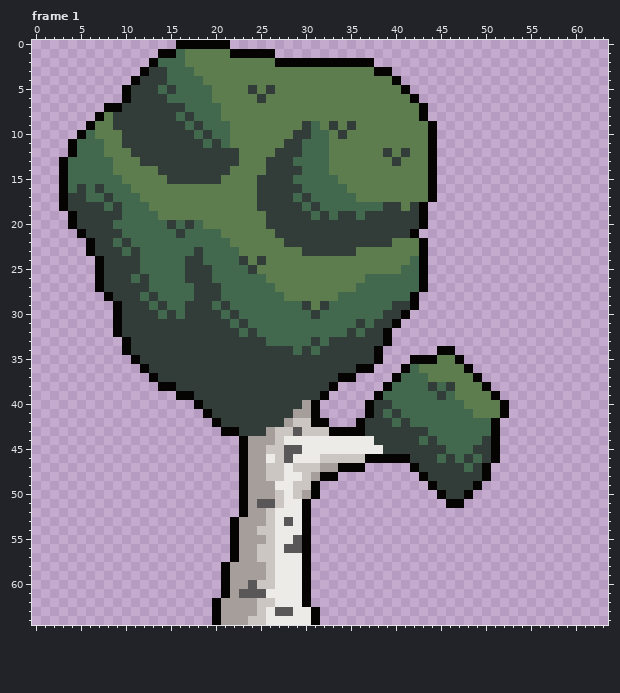
Pixel-art file, stored at sprites/aseprite/birch_boi.aseprite. The picture above is the old version.
64x65 pixels, 2 frames. Shown: frame 1. The commit also changed other frames, which this record leaves out.
The same view after the edit:
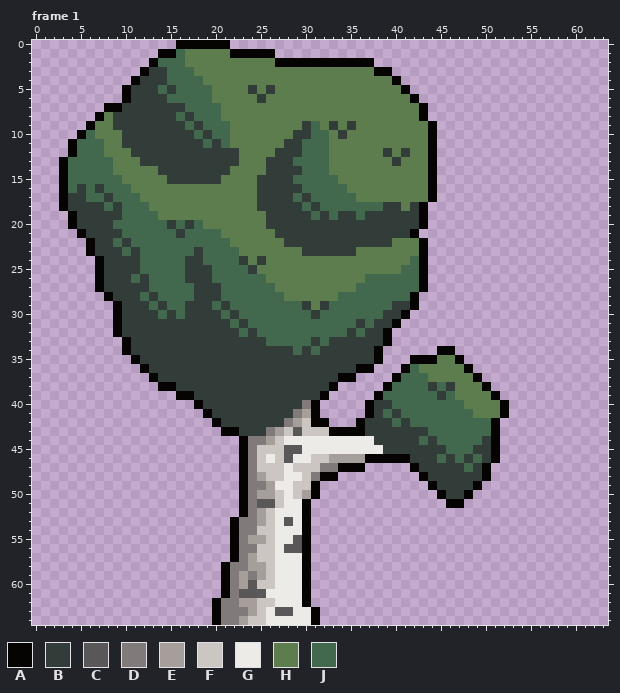
Palette (. is transparent): A #050403  B #323c39  C #595757  D #807b7a  E #a69e9a  F #cbc6c1  G #ecebe7  H #5d7d4f  J #42694d
What changed:
Frame 1, layer "Treeboi":
The edit turns colour E into colour D in row 40 at x 30; in row 41 at x 29; in row 42 at x 28; in row 43 at x 26; in row 44 at x 24 to 25; in rows 45 to 46 at x 24.
The edit turns colour E into colour D in row 47 at x 24 and 32 to 33; in row 48 at x 24 and 31; in row 49 at x 24 to 25; in rows 50 to 52 at x 24; in rows 53 to 54 at x 23 to 24; in row 55 at x 23.
The edit turns colour E into colour D in row 56 at x 23 to 24; in row 57 at x 23; in row 58 at x 22 to 23; in row 59 at x 22 and 24; in rows 60 to 61 at x 22; in row 62 at x 21 to 22.
The edit turns colour E into colour D in row 63 at x 21 to 23; in row 64 at x 21 to 22.
The edit turns colour F into colour E in row 42 at x 29; in row 43 at x 27; in row 46 at x 33 to 36.
The edit turns colour E into colour F in rows 45 to 47 at x 25.
The edit turns colour G into colour F in row 46 at x 31.
Boxes around the changes in both pictures, in picture pixels (x1, y1, x2, y2):
changed: (221, 400, 365, 625)
